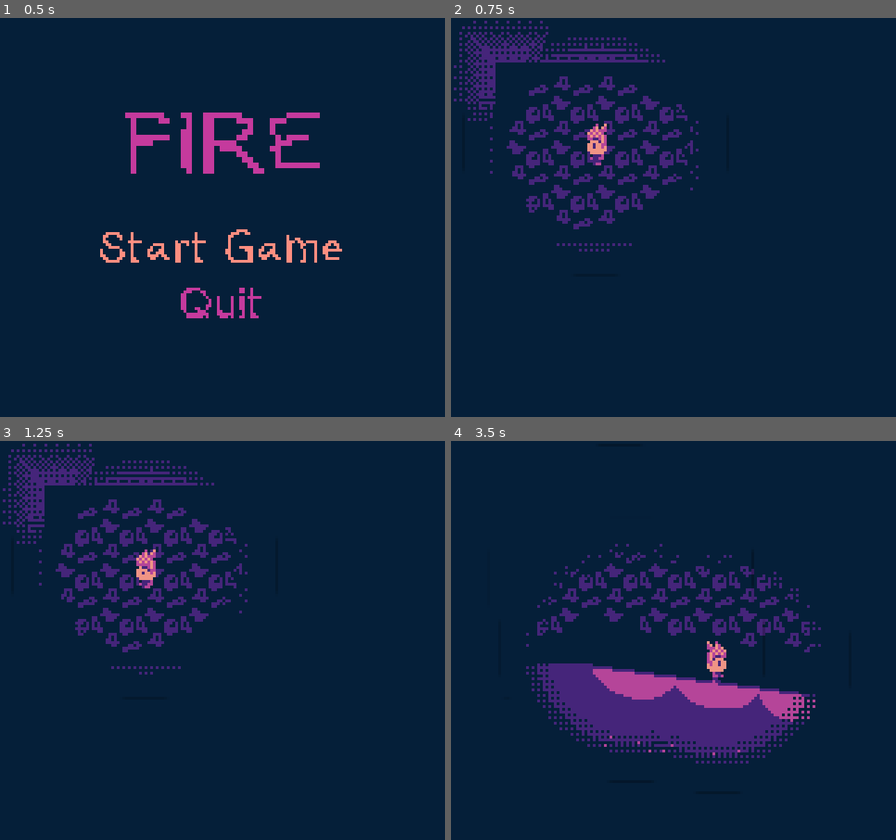
Above: before the commit, frames 1-4 (two rows, left to right).
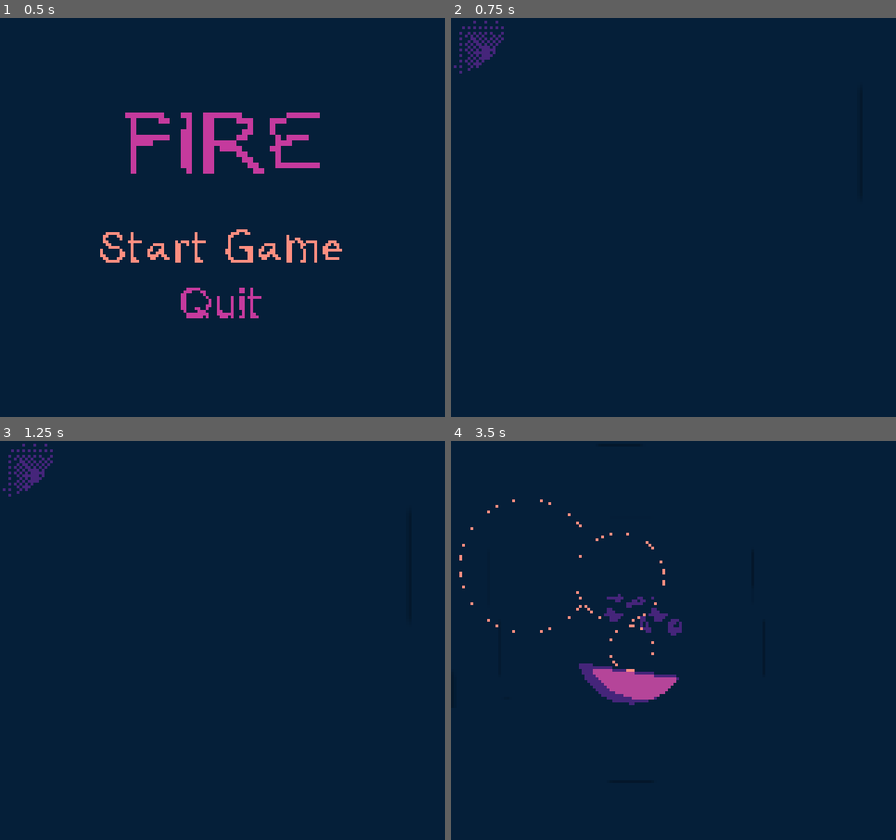
Above: after the commit, the same moments.

Repository: dallasschoff/game-jam-sept-2024
Game: Godot game, scene res://Scenes/Game.tscn
Same seed, same stepped clock (60 frames per second), same inputs: the game is played once before the commit and once after it. The engine's default icon, where the game draws it, is replaced by a stand-in: a white triangle on a blue panel in a dark square.
Inputs:
- Up to frame 1 (0.5 s): no input
- Up to frame 2 (0.75 s): click "Start Game" at 0.5 s
- Up to frame 3 (1.25 s): no input
- Up to frame 4 (3.5 s): hold Right (move_right) 1.28-2.03 s; tap Z (a_button) at 1.35, 2.1, 2.85 s; hold Down (move_down) 2.03-2.78 s; hold Right (move_right) from 2.78 s (still down)

Frame 1 is identical in both runs. In frame 2, 6.2% of the frame differs, in the area x 0-56%, y 0-59%; in frame 3, 6.1%; in frame 4, 11%, in the area x 1-84%, y 14-81%.

Commit message:
Pulse Updates with Ripple

Diff:
--- a/Scenes/Level.tscn
+++ b/Scenes/Level.tscn
@@ -101,6 +101,8 @@
 shader = ExtResource("6_efhxh")
 shader_parameter/player_position = null
 shader_parameter/pulse_position = null
+shader_parameter/start_frame = null
+shader_parameter/current_frame = null
 shader_parameter/blue = Vector4(0.02, 0.122, 0.224, 1)
 shader_parameter/purple = Vector4(0.29, 0.141, 0.502, 1)
 shader_parameter/pink = Vector4(0.773, 0.227, 0.616, 1)
@@ -111,6 +113,7 @@
 PulseScene = ExtResource("2_ucbpd")
 
 [node name="Level Ground" type="Sprite2D" parent="."]
+z_index = -1
 material = SubResource("ShaderMaterial_o7thr")
 position = Vector2(160, 144)
 texture = ExtResource("2_cu7n0")
@@ -139,7 +142,6 @@
 use_kinematic_bodies = true
 
 [node name="Player" parent="." instance=ExtResource("2_6mnp7")]
-z_index = 1
 position = Vector2(52, 45)
 
 [node name="ColorRect" type="ColorRect" parent="."]
--- a/Scenes/Player.tscn
+++ b/Scenes/Player.tscn
@@ -646,7 +646,7 @@
 vframes = 5
 
 [node name="PointLight2D" type="PointLight2D" parent="."]
-scale = Vector2(2, 2)
+scale = Vector2(4, 4)
 blend_mode = 2
 shadow_enabled = true
 shadow_color = Color(0.02, 0.122, 0.224, 1)
--- a/Scenes/Pulse.tscn
+++ b/Scenes/Pulse.tscn
@@ -1,6 +1,8 @@
-[gd_scene load_steps=5 format=3 uid="uid://dut0nb0k5wwce"]
+[gd_scene load_steps=7 format=3 uid="uid://dut0nb0k5wwce"]
 
+[ext_resource type="Script" path="res://Scripts/pulse.gd" id="1_0sk0e"]
 [ext_resource type="Texture2D" uid="uid://5wn2fl7rpxb6" path="res://Assets/GBJam_12_Light_Texture.png" id="1_twbk2"]
+[ext_resource type="Script" path="res://Scripts/ripple.gd" id="3_80qi5"]
 
 [sub_resource type="SpriteFrames" id="SpriteFrames_vuth7"]
 
@@ -22,12 +24,12 @@
 [sub_resource type="CircleShape2D" id="CircleShape2D_vwpu6"]
 
 [node name="Pulse" type="Node2D"]
+script = ExtResource("1_0sk0e")
 
 [node name="AnimatedSprite2D" type="AnimatedSprite2D" parent="."]
 sprite_frames = SubResource("SpriteFrames_vuth7")
 
 [node name="PointLight2D" type="PointLight2D" parent="."]
-z_index = -1
 scale = Vector2(2, 2)
 blend_mode = 2
 shadow_enabled = true
@@ -40,3 +42,7 @@
 
 [node name="CollisionShape2D" type="CollisionShape2D" parent="Area2D"]
 shape = SubResource("CircleShape2D_vwpu6")
+
+[node name="Ripple" type="Node2D" parent="."]
+scale = Vector2(2, 2)
+script = ExtResource("3_80qi5")
--- a/Scenes/lighting.gdshader
+++ b/Scenes/lighting.gdshader
@@ -4,6 +4,8 @@
 varying vec2 world_position;
 uniform vec2 player_position;
 uniform vec2 pulse_position;
+uniform float start_frame;
+uniform float current_frame;
 
 uniform vec4 blue = vec4(0.02,0.122,0.224,1);
 uniform vec4 purple = vec4(0.29,0.141,0.502,1);
@@ -30,6 +32,9 @@
 		//return 3;
 	//};
 //}
+float get_time() {
+	return TIME;
+}
 
 void vertex() {
 	// Called for every vertex the material is visible on.
@@ -43,35 +48,39 @@
 	float radius = flicker + 30.0;
 	float radius2 = flicker + 34.0;
 	float radius3 = flicker + 38.0;
+	float max_radius = 20.0;
+	float frame_diff = current_frame-start_frame;
+	float pulse_radius1 = min(frame_diff, max_radius);
+	float pulse_radius2 = min(frame_diff, max_radius);
+	float pulse_radius3 = min(frame_diff, max_radius);
 
 	COLOR = blue; //vec4(0.02,0.122,0.224,1);
 	// Called for every pixel the material is visible on.
-	if (distance(wpUV,player_position) < radius3 && ((mod(wpUV.x - player_position.x,2.0)<1.0)&&(mod(wpUV.y - player_position.y,2.0))<1.0)) {
+	//if (distance(wpUV,player_position) < radius3 && ((mod(wpUV.x - player_position.x,2.0)<1.0)&&(mod(wpUV.y - player_position.y,2.0))<1.0)) {
+		//COLOR = vec4(1,1,1,0);
+	//}
+	//
+	////if (distance(wpUV,player_position) < radius2 && (mod((wpUV.x - wpUV.y + player_position.x - player_position.y),3)<1.0)) {
+	//if (distance(wpUV,player_position) < radius2 && ((mod(wpUV.x - player_position.x,2.0)<1.0) || (mod(wpUV.y - player_position.y,2.0))<1.0)) {
+		//COLOR = vec4(1,1,1,0);
+	//}
+	//
+	//if (distance(wpUV,player_position) < radius) {
+		//COLOR = vec4(1,1,1,0);
+	//}
+
+	//Pulse Code
+	if (distance(wpUV,pulse_position) < pulse_radius3 && ((mod(wpUV.x - pulse_position.x,2.0)<1.0)&&(mod(wpUV.y - pulse_position.y,2.0))<1.0)) {
 		COLOR = vec4(1,1,1,0);
 	}
 
-	//if (distance(wpUV,player_position) < radius2 && (mod((wpUV.x - wpUV.y + player_position.x - player_position.y),3)<1.0)) {
-	if (distance(wpUV,player_position) < radius2 && ((mod(wpUV.x - player_position.x,2.0)<1.0) || (mod(wpUV.y - player_position.y,2.0))<1.0)) {
+	if (distance(wpUV,pulse_position) < pulse_radius2 && ((mod(wpUV.x - pulse_position.x,2.0)<1.0) || (mod(wpUV.y - pulse_position.y,2.0))<1.0)) {
 		COLOR = vec4(1,1,1,0);
 	}
 
-	if (distance(wpUV,player_position) < radius) {
+	if (distance(wpUV,pulse_position) < pulse_radius1) {
 		COLOR = vec4(1,1,1,0);
 	}
-
-	//Pulse Code
-	if (distance(wpUV,pulse_position) < radius3 && ((mod(wpUV.x - pulse_position.x,2.0)<1.0)&&(mod(wpUV.y - pulse_position.y,2.0))<1.0)) {
-		COLOR = vec4(1,1,1,0);
-	}
-
-	if (distance(wpUV,pulse_position) < radius2 && ((mod(wpUV.x - pulse_position.x,2.0)<1.0) || (mod(wpUV.y - pulse_position.y,2.0))<1.0)) {
-		COLOR = vec4(1,1,1,0);
-	}
-
-	if (distance(wpUV,pulse_position) < radius) {
-		COLOR = vec4(1,1,1,0);
-	}
-
 	//switch (colorMatch(COLOR)) {
 		//case 1:
 			//COLOR = blue;
@@ -90,6 +99,7 @@
 	//}
 }
 
+
 //void light() {
 	// Called for every pixel for every light affecting the CanvasItem.
 	// Uncomment to replace the default light processing function with this one.
--- a/Scripts/level.gd
+++ b/Scripts/level.gd
@@ -13,12 +13,11 @@
 # Called every frame. 'delta' is the elapsed time since the previous frame.
 func _process(delta):
 	shaderMat.set_shader_parameter("player_position", player.position)
+	shaderMat.set_shader_parameter("current_frame", Engine.get_process_frames())
 
 func create_pulse(pulse_position : Vector2):
 	shaderMat.set_shader_parameter("pulse_position", pulse_position)
+	shaderMat.set_shader_parameter("pulse_frame", Engine.get_process_frames())
 	var pulse = PulseScene.instantiate()
 	pulse.position = pulse_position
 	add_child(pulse)
-
-#func _draw():
-	#draw_arc(player.position, 10.0, )
--- a/Scripts/player.gd
+++ b/Scripts/player.gd
@@ -27,7 +27,6 @@
 	animation_tree["parameters/conditions/is_walking"] = true if velocity != Vector2.ZERO else false
 	animation_tree["parameters/conditions/pulse"] = true if Input.is_action_just_pressed("a_button") else false
 
-	print(direction)
 	if (direction != Vector2.ZERO):
 		animation_tree["parameters/idle/blend_position"] = direction
 		animation_tree["parameters/walk/blend_position"] = direction
--- /dev/null
+++ b/Scripts/pulse.gd
@@ -0,0 +1,11 @@
+extends Node2D
+
+
+# Called when the node enters the scene tree for the first time.
+func _ready():
+	pass # Replace with function body.
+
+
+# Called every frame. 'delta' is the elapsed time since the previous frame.
+func _process(delta):
+	pass
--- /dev/null
+++ b/Scripts/ripple.gd
@@ -0,0 +1,16 @@
+extends Node2D
+
+@export var end_radius = 30.0
+@export var ripple_modulo = 12
+var radius: float = 1.0
+
+func _process(delta):
+	if (radius == end_radius):
+		queue_free()
+	if (Engine.get_process_frames() % ripple_modulo == 0):
+		print("draw")
+		radius += 1
+		queue_redraw()
+
+func _draw():
+	draw_circle(position, radius, Color(1,0.557,0.502), false, 0.1)
